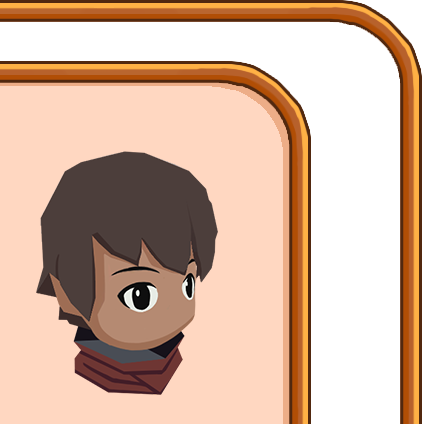
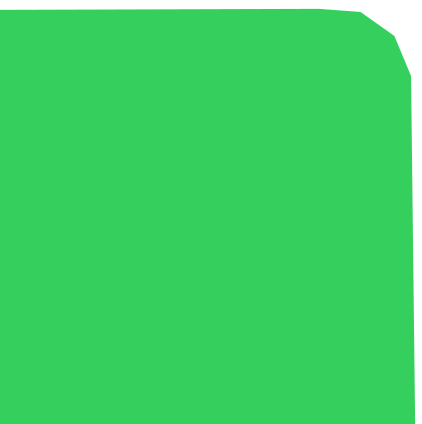
The second w=422, h=424 image is a revision of the first. Changes to its layers:
hid "Layer 25" over (x1=36, y1=151, x2=218, y2=395)
added layer "Layer 30" in group "Group 2" over (x1=0, y1=8, x2=416, y2=424)
hid "Layer 29" over (x1=0, y1=0, x2=422, y2=424)
hid "Layer 26" over (x1=0, y1=61, x2=311, y2=424)
